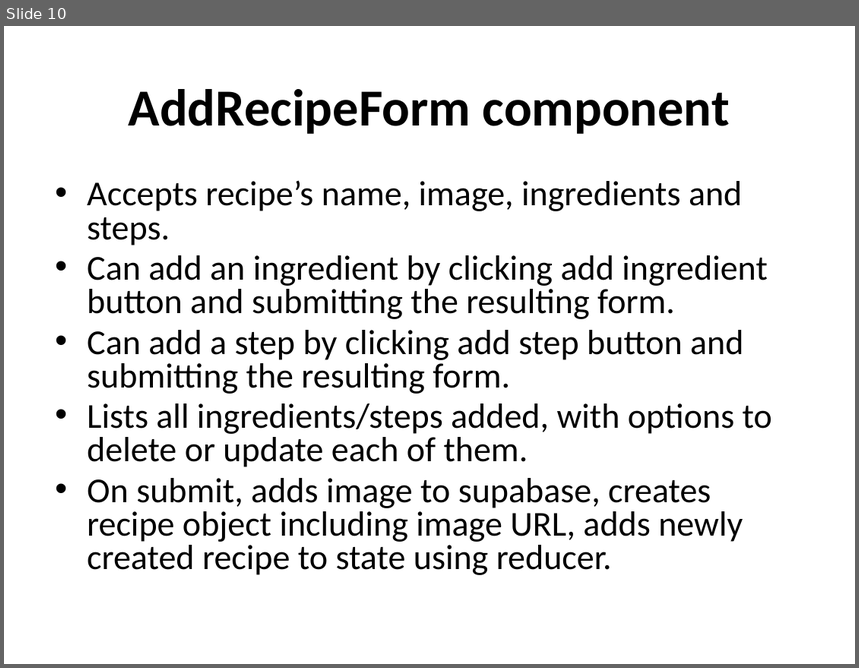
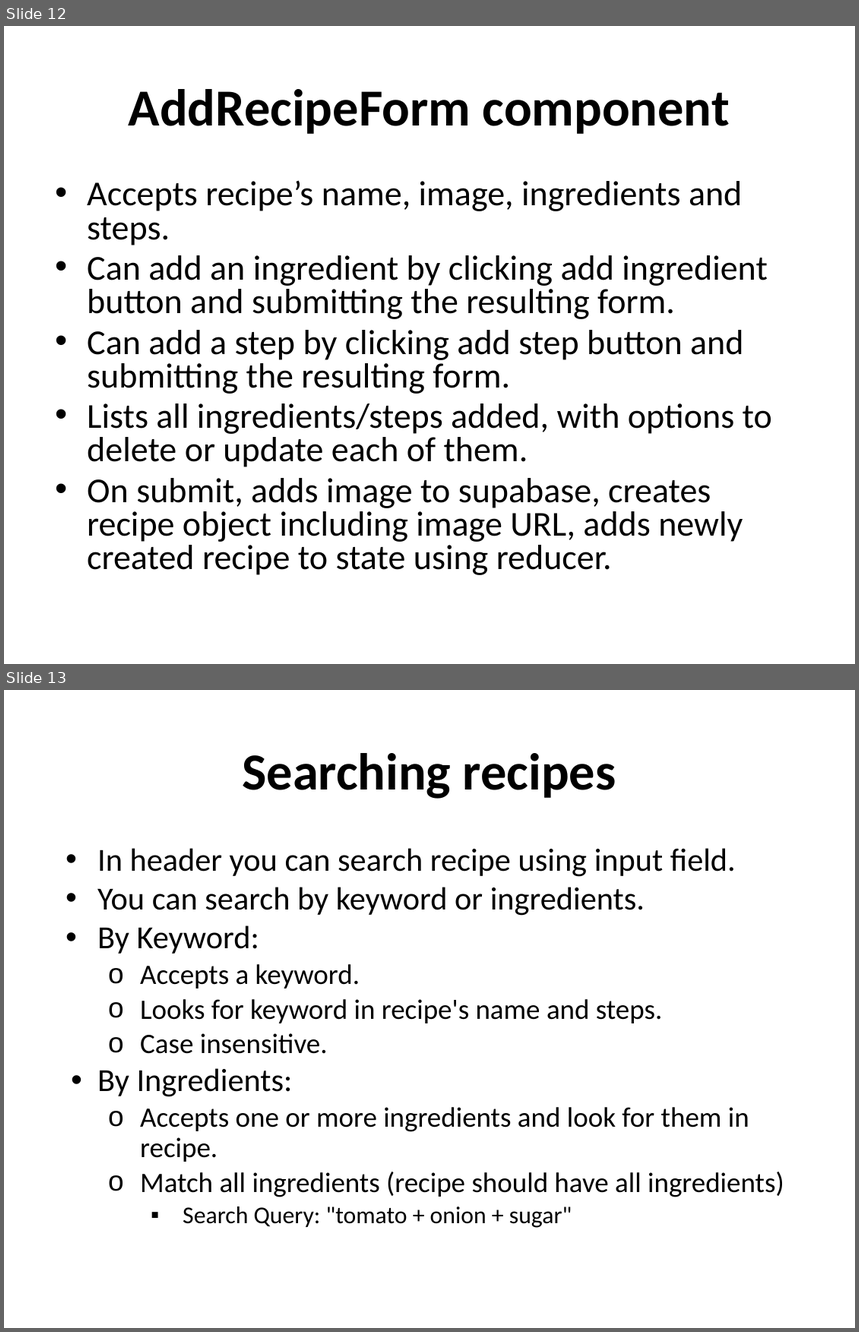
Before and after one commit to RamandeepChamba/recipe-book, a slide deck: readme.pptx. Shown one above the other, each under a label of ours: slide 10 before the commit, slides 12 and 13 after it. The pictures are 859x668 and 859x1332 pixels, drawn with LibreOffice and Linux fonts; fonts in the diff are those of the drawing. Boxes give left, top, right and bottom in pixels: in the first picture for what was removed or moved away, otherwise in the second. Text is boxed around its words. In the diff, an @@ line names an element or a change of style, - is before the commit and + after.

```diff
--- a/readme.pptx
+++ b/readme.pptx
@@ slide 13 added at (4, 690, 855, 1328), background #FFFFFF @@
@@ title added at (242, 753, 617, 799), 44 pt, text #000000, bold @@
+Searching recipes
@@ text added at (97, 848, 785, 1228), 23.8 pt, text #000000 @@
+• In header you can search recipe using input field.
+• You can search by keyword or ingredients.
+• By Keyword:
+  o Accepts a keyword.
+  o Looks for keyword in recipe's name and steps.
+  o Case insensitive.
+• By Ingredients:
+  o Accepts one or more ingredients and look for them in recipe.
+  o Match all ingredients (recipe should have all ingredients)
+    ▪ Search Query: "tomato + onion + sugar"
@@ what was slide 10 is now slide 12 @@
```
Also in this commit, not shown: 3 slides changed, 9 other slides added.
